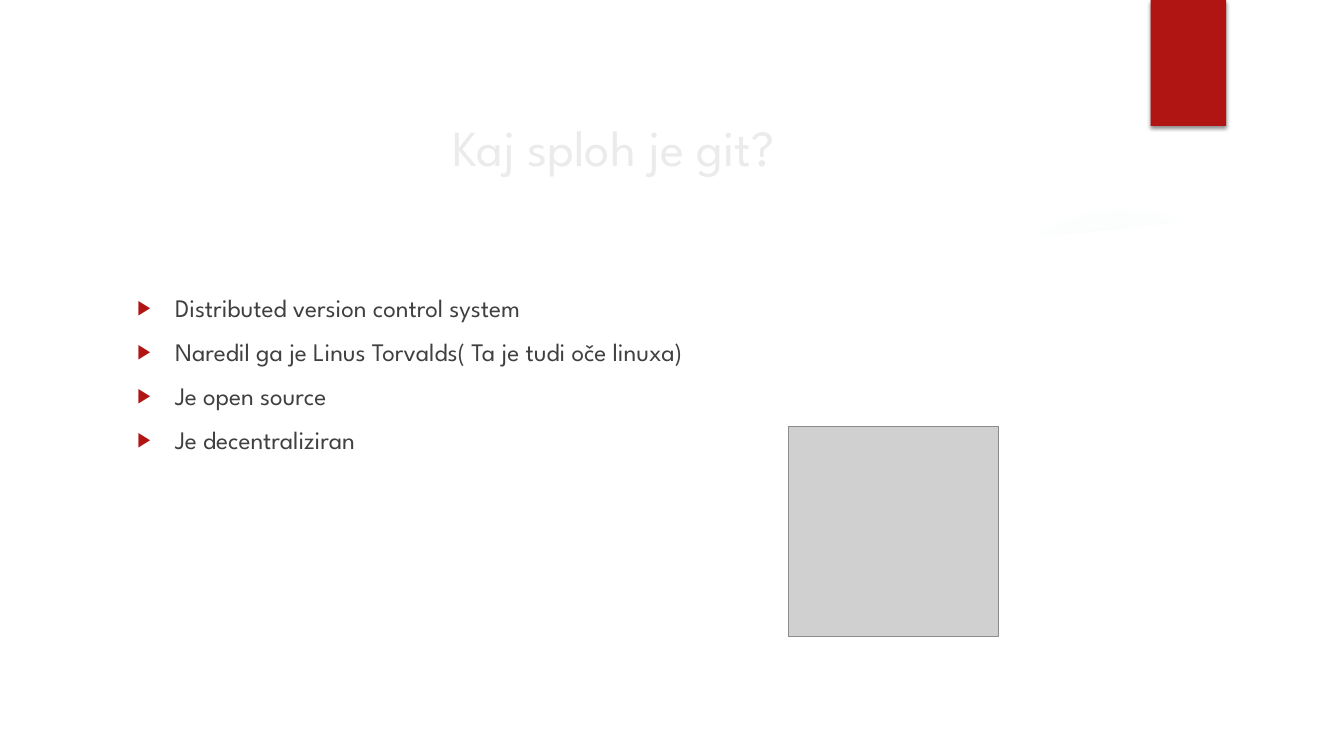
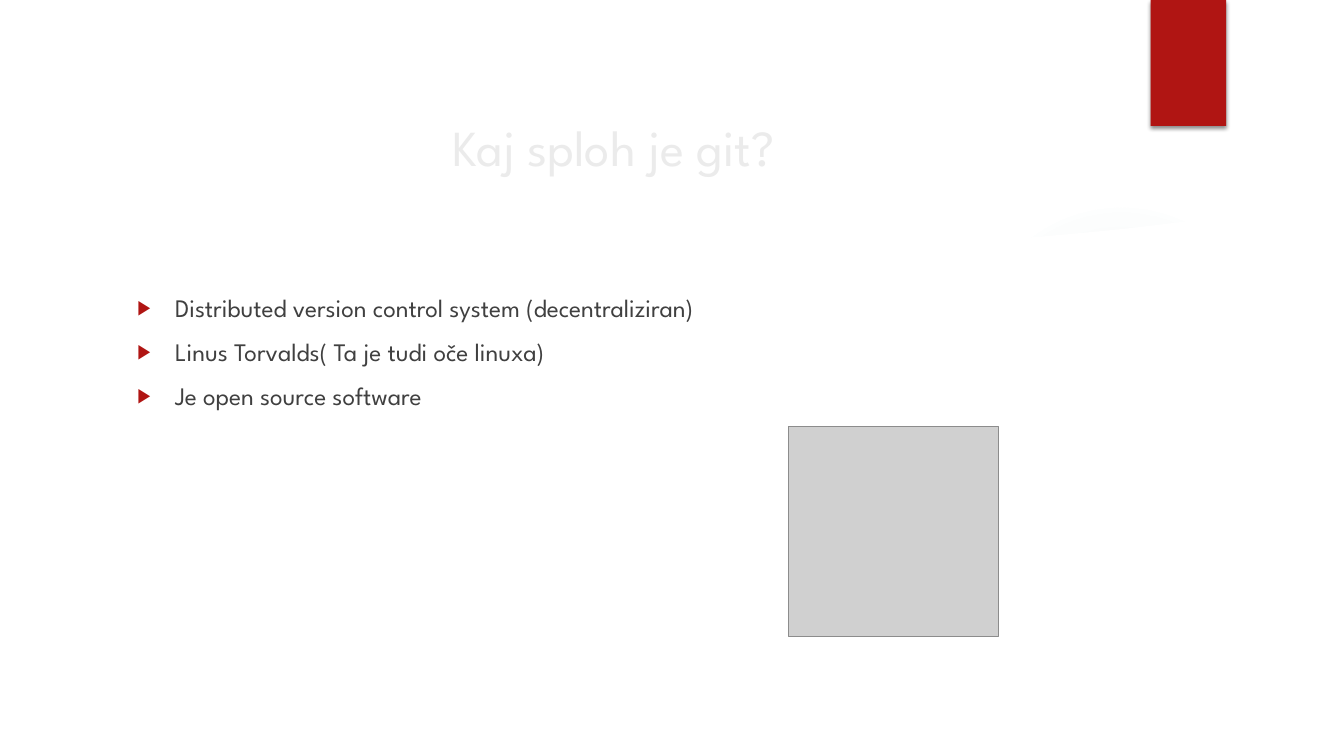
Before and after one commit to turko321/INM, a slide deck: slide 3 of Seminarska.pptx. Drawn at 1344x756 pixels with LibreOffice and Linux fonts; fonts in the diff are those of the drawing; grey boxes stand for pictures; background and template pictures are left out. Boxes give left, top, right and bottom in pixels: in the first picture for what was removed or moved away, otherwise in the second. Text is boxed around its words. In the diff, an @@ line names an element or a change of style, - is before the commit and + after.

```diff
--- a/Seminarska.pptx
+++ b/Seminarska.pptx
@@ text at [175,299,693,411]: text changed @@
-▶ Distributed version control system
-▶ Naredil ga je Linus Torvalds( Ta je tudi oče linuxa)
-▶ Je open source
-▶ Je decentraliziran
+▶ Distributed version control system (decentraliziran)
+▶ Linus Torvalds( Ta je tudi oče linuxa)
+▶ Je open source software
```
Also in this commit, not shown: 1 other slide changed.
